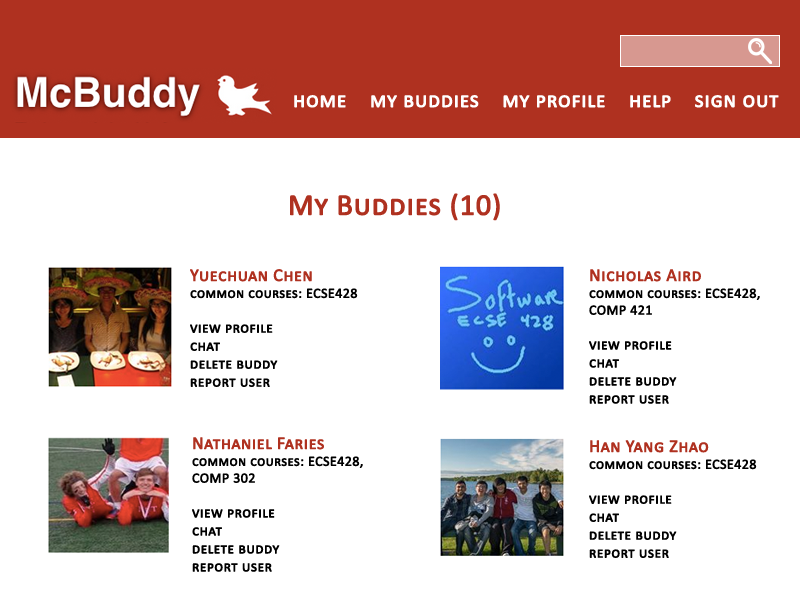
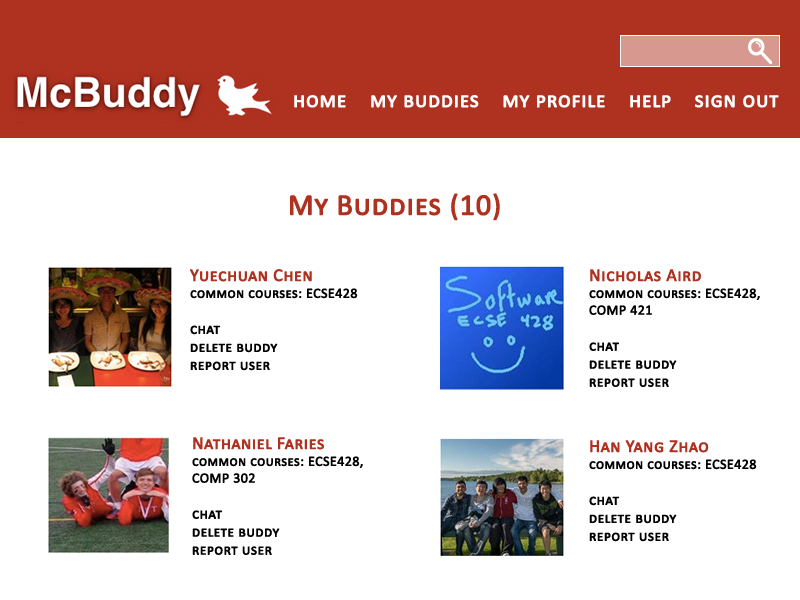
Two versions of the same layered image (800 x 600). Layer-by-layer changes:
renamed "Han Yang Zhao common courses: ECSE428 view profile chat delete" to "Han Yang Zhao common courses: ECSE428 chat delete buddy report", painted on it over [589, 495, 677, 558]
renamed "Nathaniel Faries common courses: ECSE428, COMP 302 view profi" to "Nathaniel Faries common courses: ECSE428, COMP 302 chat delet", painted on it over [192, 509, 280, 572]
renamed "Nicholas Aird common courses: ECSE428, COMP 421 view profile c" to "Nicholas Aird common courses: ECSE428, COMP 421 chat delete bu", painted on it over [589, 341, 677, 404]
renamed "Yuechuan Chen common courses: ECSE428 view profile chat delete" to "Yuechuan Chen common courses: ECSE428 chat delete buddy report", painted on it over [190, 324, 278, 387]
